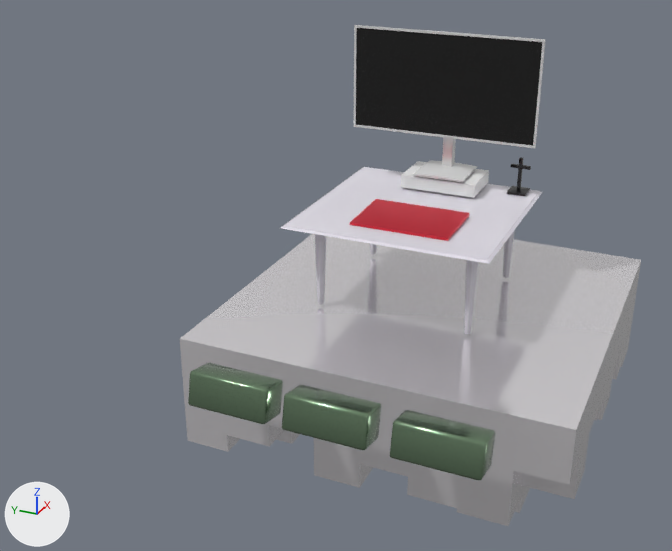
The Blender file static/pc.blend, before and after one commit.
Rendered twice from a camera (50 mm lens) standing at (-51.9, -17.3, 20.6) and looking at (-3.2, 4.6, -3.7). Arrows for +X, +Y and +Z are at lower left; the lights stay in place.

Objects in the first picture: 'Cube', 'Cube.001', 'Cube.002', 'base', 'bottombox', 'ground', 'laptop', 'legs', 'screen', 'tabletop'.
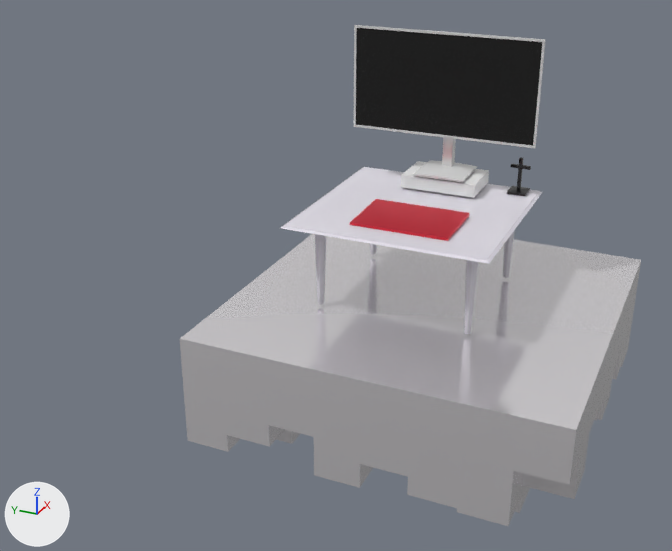
Boxes (x1, y1, x2, y2) around the edits, measured in the pictures (672 x 551 px):
'Cube.002', deleted (green): before (390, 410, 495, 480)
'Cube.001', deleted: before (282, 385, 381, 450)
'Cube', deleted (green): before (188, 363, 283, 424)

Diff of the bpy script that builds the scene:
```diff
--- a/static/pc.blend.py
+++ b/static/pc.blend.py
@@ ob_cube @@
-ob_cube = bpy.data.objects.new('Cube', me_cube_002)
-ob_cube.location = (-14.71, 6.77, -6.02)
-ob_cube.rotation_euler = (0.0, 0.213, 0.0)  # degrees (0, 12, 0)
@@ ob_cube_001 @@
-ob_cube_001 = bpy.data.objects.new('Cube.001', me_cube_002)
-ob_cube_001.location = (-14.71, 1.07, -6.02)
-ob_cube_001.rotation_euler = (0.0, 0.213, 0.0)  # degrees (0, 12, 0)
@@ ob_cube_002 @@
-ob_cube_002 = bpy.data.objects.new('Cube.002', me_cube_002)
-ob_cube_002.location = (-14.71, -4.93, -6.02)
-ob_cube_002.rotation_euler = (0.0, 0.213, 0.0)  # degrees (0, 12, 0)
```
